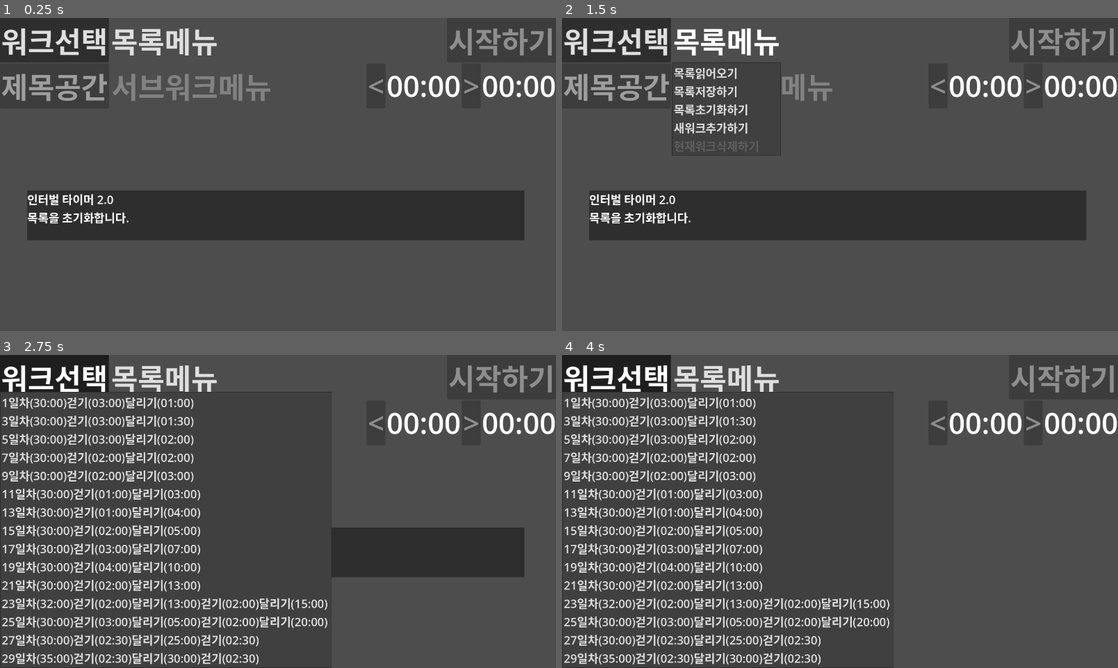
Above: before the commit, frames 1-4 (two rows, left to right).
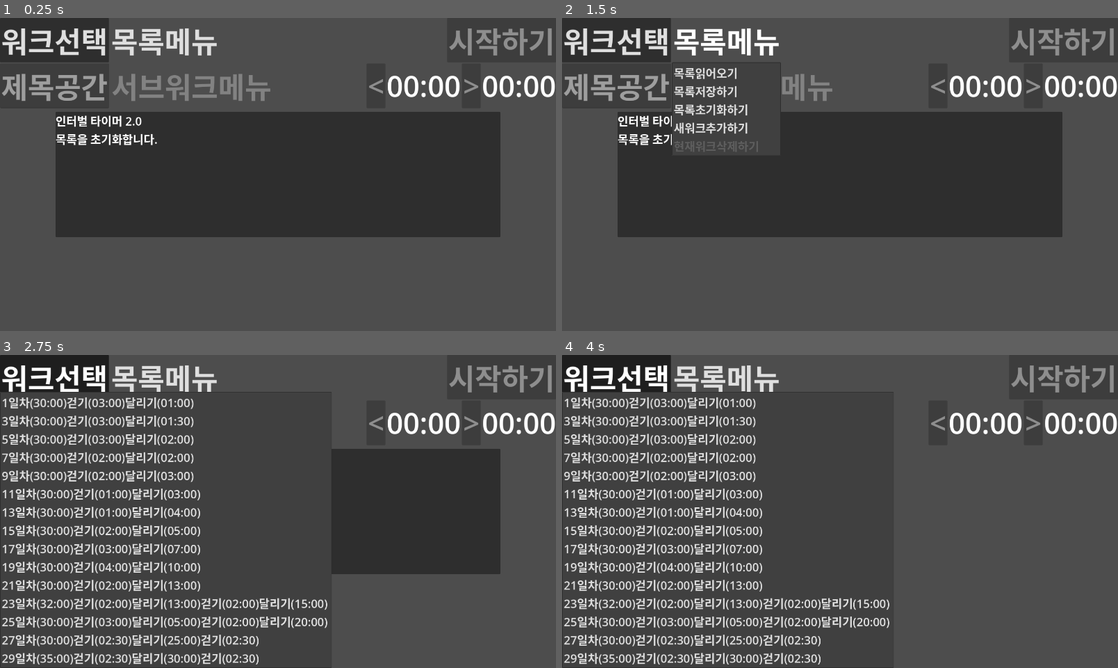
Above: after the commit, the same moments.

Repository: kasworld/maranic
Game: Godot game, scene res://main.tscn
Same seed, same stepped clock (60 frames per second), same inputs: the game is played once before the commit and once after it.
Inputs:
- Up to frame 1 (0.25 s): no input
- Up to frame 2 (1.5 s): click "워크선택" at 0.5 s; click "목록메뉴" at 1.25 s
- Up to frame 3 (2.75 s): click "워크선택" at 2 s
- Up to frame 4 (4 s): click "목록메뉴" at 2.75 s; click "워크선택" at 3.5 s

The runs differ from the first frame. In frame 1, 22% of the frame differs, in the area x 4-95%, y 30-71%; in frame 2, 20%; in frame 3, 8.6%; in frame 4, nothing differs.

Commit message:
update timed message

Diff:
--- a/main.gd
+++ b/main.gd
@@ -20,6 +20,9 @@
 
 # Called when the node enters the scene tree for the first time.
 func _ready() -> void:
+	var vp_rect = get_viewport_rect()
+	var msgrect = Rect2( vp_rect.size.x * 0.1 ,vp_rect.size.y * 0.3 , vp_rect.size.x * 0.8 , vp_rect.size.y * 0.4   )
+	$TimedMessage.init(msgrect, tr("인터벌 타이머 2.0"))
 	WorkListMenuButton.get_popup().theme = preload("res://menulist_theme.tres")
 	CmdMenuButton.get_popup().theme = preload("res://menulist_theme.tres")
 	reset_work_list()
--- a/main.tscn
+++ b/main.tscn
@@ -68,10 +68,8 @@
 
 [node name="TimedMessage" parent="." instance=ExtResource("4_mflyv")]
 visible = false
-offset_left = 94.0
-offset_top = 595.0
-offset_right = 1811.0
-offset_bottom = 767.0
+offset_right = 358.0
+offset_bottom = 62.0
 
 [connection signal="timeout" from="Timer" to="." method="_on_timer_timeout"]
 [connection signal="toggled" from="VBoxContainer/TitleContainer/WorkListMenuButton" to="." method="_on_work_list_menu_button_toggled"]
--- a/timed_message/timed_message.gd
+++ b/timed_message/timed_message.gd
@@ -1,4 +1,9 @@
 extends PanelContainer
+
+func init(rt :Rect2, ver :String)->void:
+	position = rt.position
+	size = rt.size
+	$VBoxContainer/VersionLabel.text = ver
 
 func show_message(msg :String, sec :float = 3)->void:
 	$VBoxContainer/Label.text = msg
--- a/timed_message/timed_message.tscn
+++ b/timed_message/timed_message.tscn
@@ -4,7 +4,8 @@
 [ext_resource type="Theme" uid="uid://ddksgr4axityd" path="res://menulist_theme.tres" id="2_cb4ra"]
 
 [node name="TimedMessage" type="PanelContainer"]
-offset_right = 1.0
+offset_right = 358.0
+offset_bottom = 62.0
 size_flags_horizontal = 3
 size_flags_vertical = 3
 script = ExtResource("1_4npvt")
@@ -17,7 +18,7 @@
 [node name="VersionLabel" type="Label" parent="VBoxContainer"]
 layout_mode = 2
 theme = ExtResource("2_cb4ra")
-text = "인터벌 타이머 2.0"
+text = "version string here"
 
 [node name="Label" type="RichTextLabel" parent="VBoxContainer"]
 layout_mode = 2
